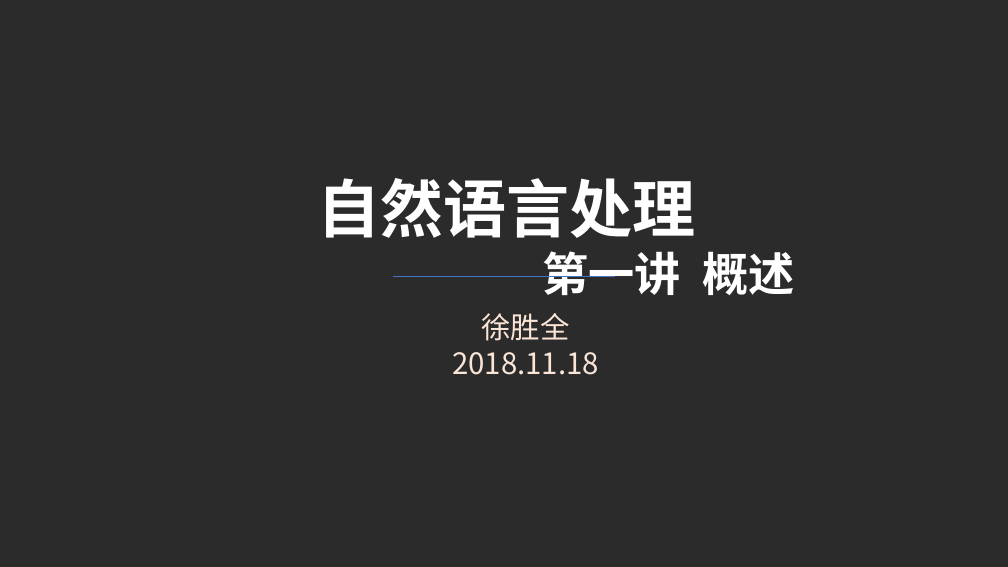
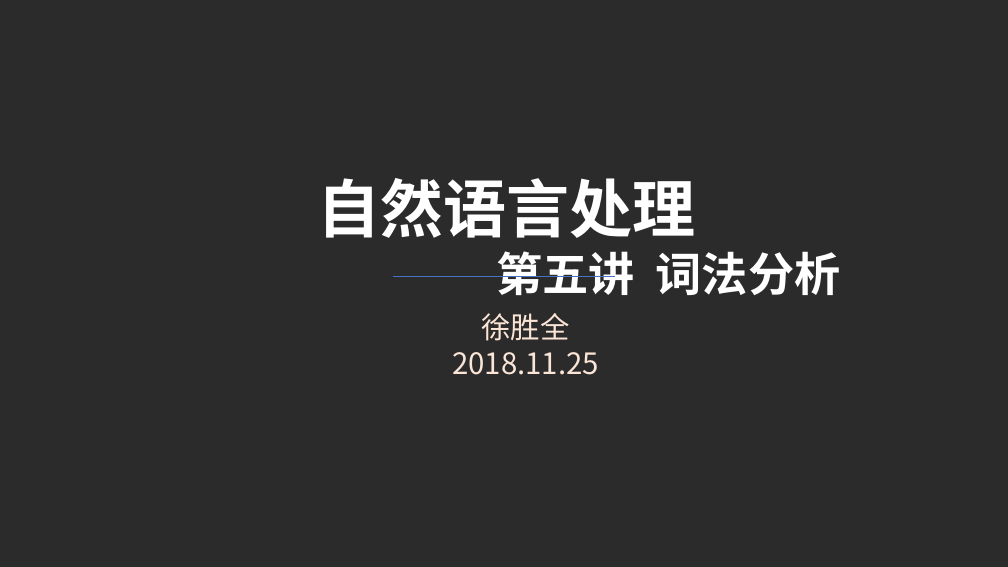
Before and after one commit to charlesXu86/Chatbot_CN, a slide deck: slide 1 of Chatbot_Doc/课程/NLP-5-词法分析.pptx. Drawn at 1008x567 pixels with LibreOffice and Linux fonts; fonts in the diff are those of the drawing; background and template pictures are left out; a plain dark background stands for a picture behind light text. Boxes give left, top, right and bottom in pixels: in the first picture for what was removed or moved away, otherwise in the second. Text is boxed around its words. In the diff, an @@ line names an element or a change of style, - is before the commit and + after.

```diff
--- a/Chatbot_Doc/课程/NLP-5-词法分析.pptx
+++ b/Chatbot_Doc/课程/NLP-5-词法分析.pptx
@@ text at bbox=[496, 251, 841, 295]: text changed @@
-第一讲 概述
+第五讲 词法分析
@@ text at bbox=[452, 352, 599, 375]: text changed @@
-2018.11.18
+2018.11.25
```
Also in this commit, not shown: 1 other slide changed, 1 slide added, 4 slides removed, 1 other file.
